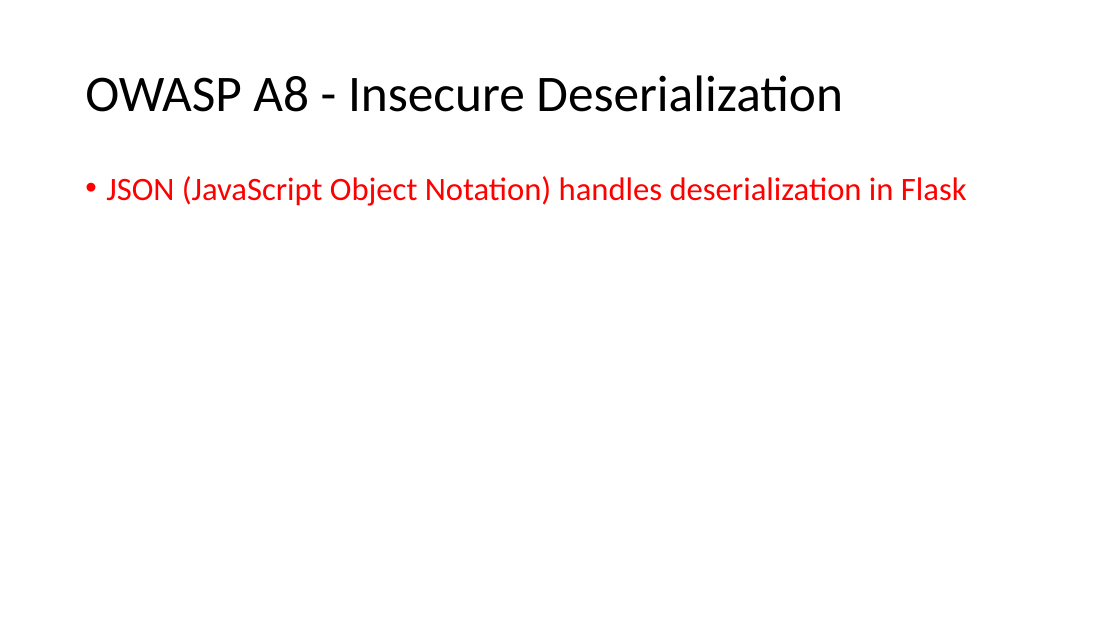
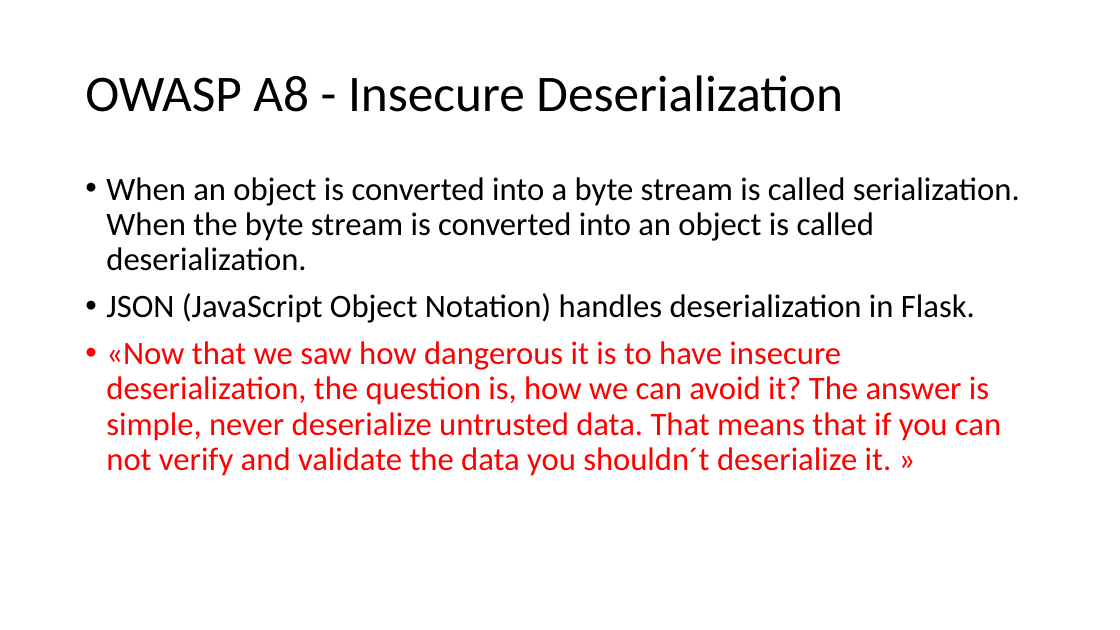
Before and after one commit to jkunnas58/dat250_netbank_fall_2020, a slide deck: slide 18 of Project_report_group_9.pptx. Drawn at 1120x630 pixels with LibreOffice and Linux fonts; fonts in the diff are those of the drawing. Boxes give left, top, right and bottom in pixels: in the first picture for what was removed or moved away, otherwise in the second. Text is boxed around its words. In the diff, an @@ line names an element or a change of style, - is before the commit and + after.

```diff
--- a/Project_report_group_9.pptx
+++ b/Project_report_group_9.pptx
@@ text at (106, 177, 1020, 476): text changed @@
-• JSON (JavaScript Object Notation) handles deserialization in Flask
+• When an object is converted into a byte stream is called serialization. When the byte stream is converted into an object is called deserialization.
+• JSON (JavaScript Object Notation) handles deserialization in Flask.
+• «Now that we saw how dangerous it is to have insecure deserialization, the question is, how we can avoid it? The answer is simple, never deserialize untrusted data. That means that if you can not verify and validate the data you shouldn´t deserialize it. »
```
Also in this commit, not shown: 4 other slides changed.
